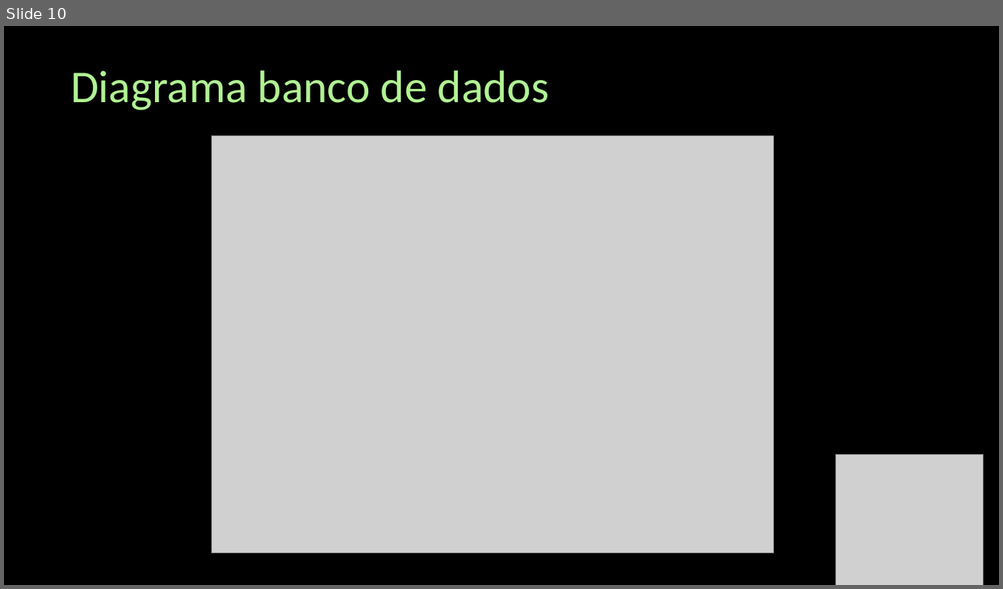
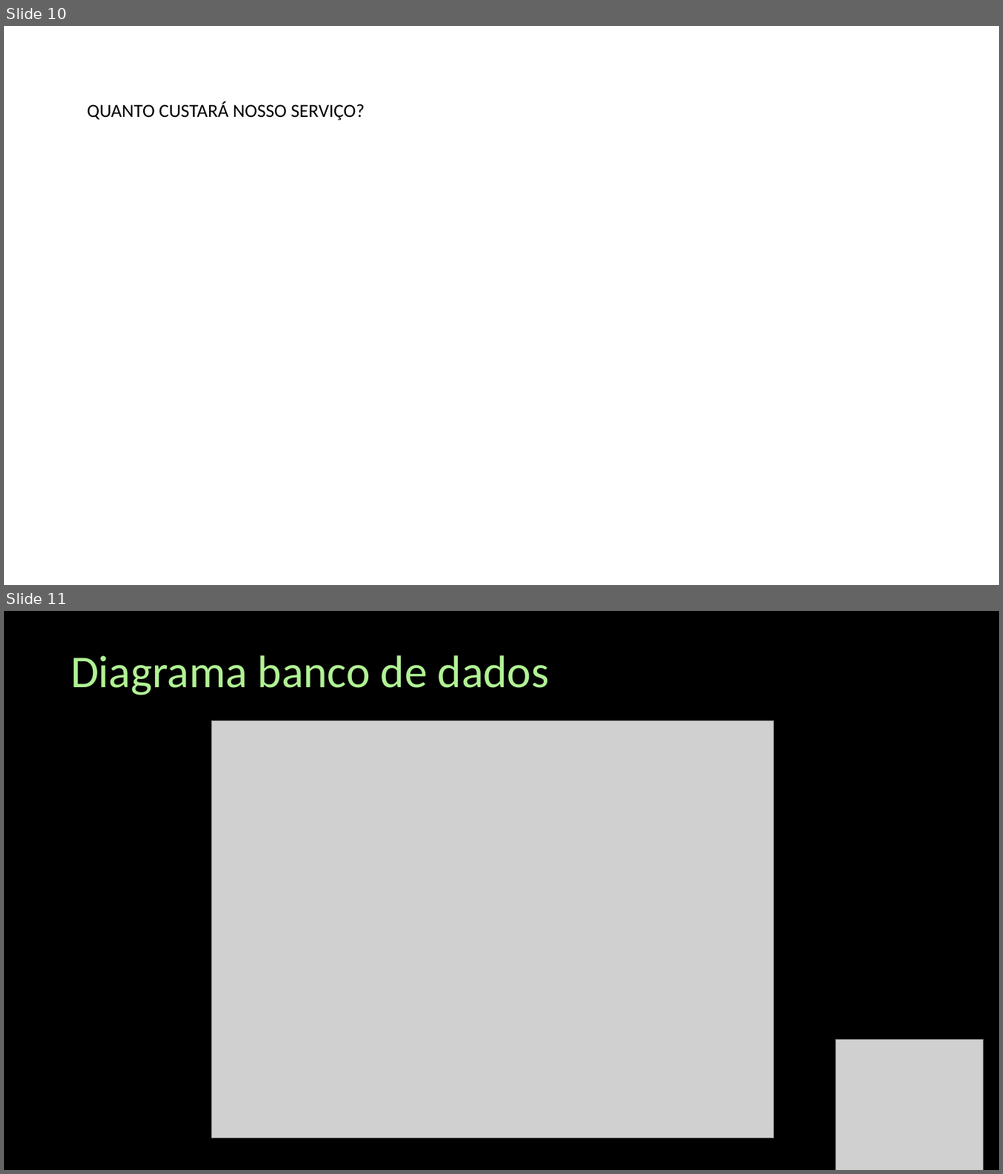
Before and after one commit to diegocrocha/project-energy, a slide deck: Apresentação/Apresentação.pptx. Shown one above the other, each under a label of ours: slide 10 before the commit, slides 10 and 11 after it. The pictures are 1003x589 and 1003x1174 pixels, drawn with LibreOffice and Linux fonts; fonts in the diff are those of the drawing; grey boxes stand for pictures; background and template pictures are left out. Boxes give left, top, right and bottom in pixels: in the first picture for what was removed or moved away, otherwise in the second. Text is boxed around its words. In the diff, an @@ line names an element or a change of style, - is before the commit and + after.

```diff
--- a/Apresentação/Apresentação.pptx
+++ b/Apresentação/Apresentação.pptx
@@ slide 10 added at (4, 26, 999, 585), background picture (left out) @@
@@ text added at (87, 102, 364, 121), 18 pt, text #000000 @@
+QUANTO CUSTARÁ NOSSO SERVIÇO?
@@ what was slide 10 is now slide 11 @@
```
Also in this commit, not shown: 1 slide changed, 2 other files.
